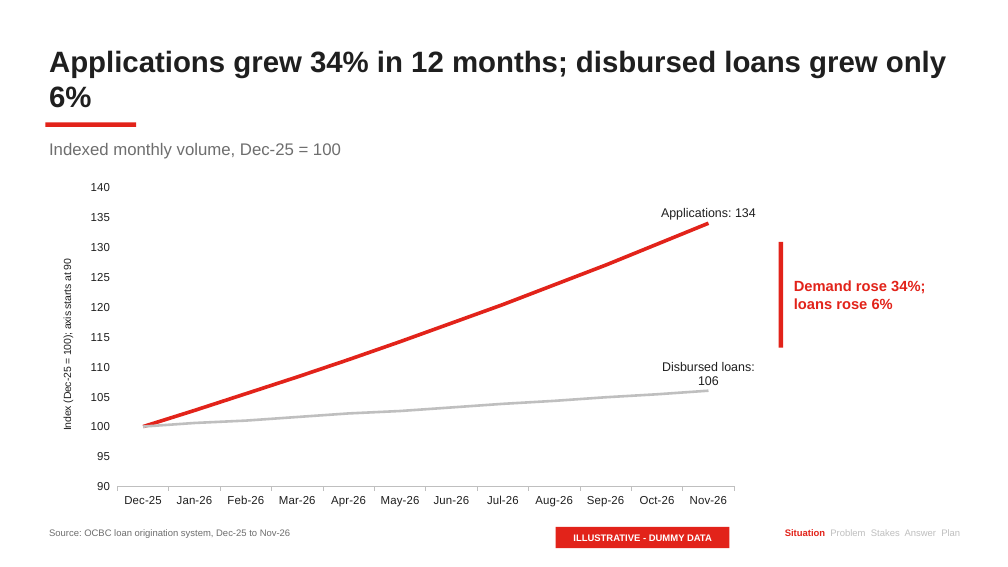
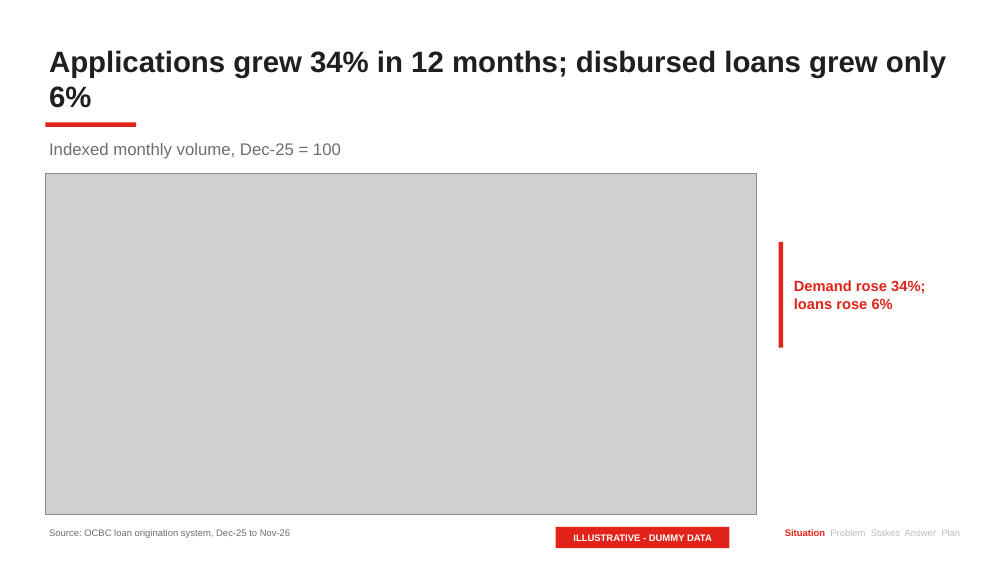
Before and after one commit to Mamel-lop/pstack-loki, a slide deck: slide 3 of decks/ocbc-unsecured-pl/deck.pptx. Drawn at 1008x567 pixels with LibreOffice and Linux fonts; fonts in the diff are those of the drawing; grey boxes stand for pictures. Boxes give left, top, right and bottom in pixels: in the first picture for what was removed or moved away, otherwise in the second. Text is boxed around its words. In the diff, an @@ line names an element or a change of style, - is before the commit and + after.

```diff
--- a/decks/ocbc-unsecured-pl/deck.pptx
+++ b/decks/ocbc-unsecured-pl/deck.pptx
@@ line chart removed at bbox=[45, 174, 756, 514] @@
-categories: Dec-25, Jan-26, Feb-26, Mar-26, Apr-26, May-26, Jun-26, Jul-26, Aug-26, Sep-26, Oct-26, Nov-26
-Series 1: 100, 103, 106, 108, 111, 114, 117, 120, 124, 127, 130, 134
-Series 2: 100, 101, 101, 102, 102, 103, 103, 104, 104, 105, 105, 106
@@ picture added at bbox=[45, 174, 756, 514] @@
```
Also in this commit, not shown: 12 other slides changed, 53 other files.
